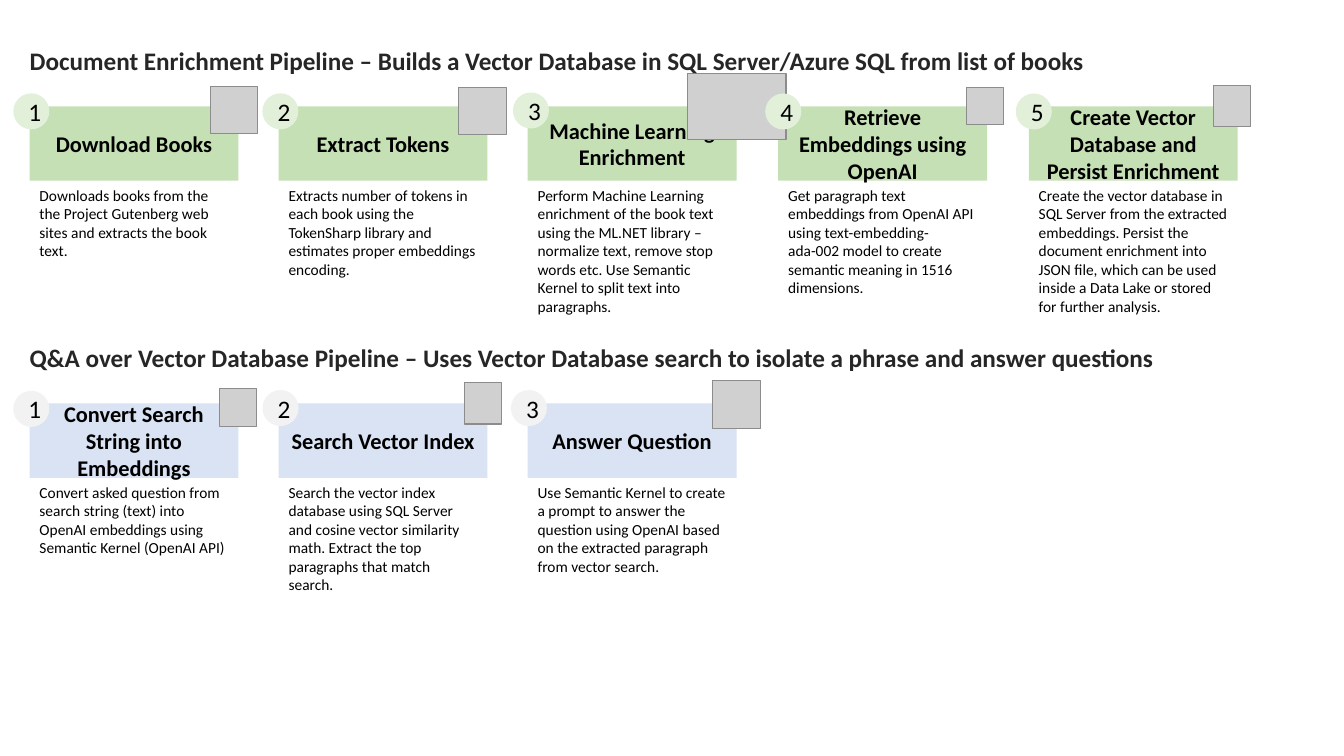
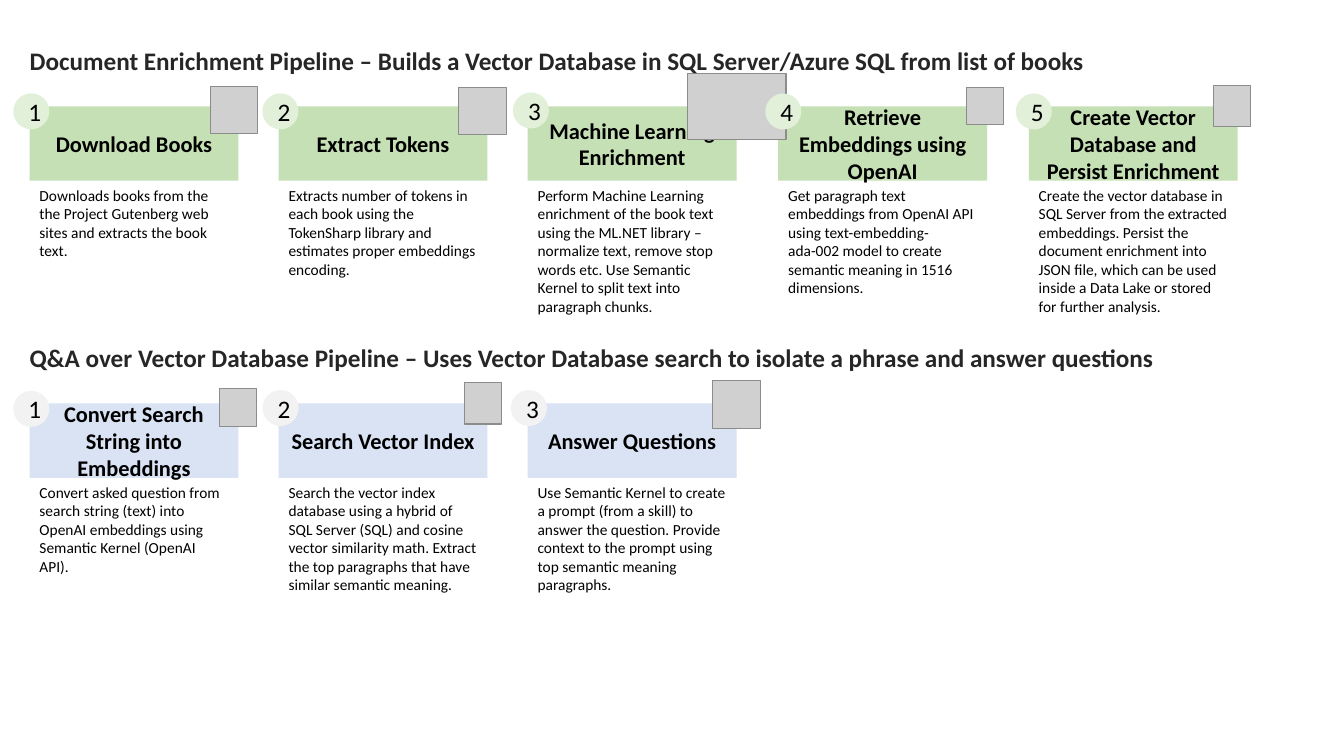
Before and after one commit to bartczernicki/MachineIntelligence-TextAnalytics-TPLDataFlows, a slide deck: slide 1 of TPLDataFlows-Pipeline.pptx. Drawn at 1344x756 pixels with LibreOffice and Linux fonts; fonts in the diff are those of the drawing; grey boxes stand for pictures. Boxes give left, top, right and bottom in pixels: in the first picture for what was removed or moved away, otherwise in the second. Text is boxed around its words. In the diff, an @@ line names an element or a change of style, - is before the commit and + after.

```diff
--- a/TPLDataFlows-Pipeline.pptx
+++ b/TPLDataFlows-Pipeline.pptx
@@ text at <box>538,190,713,315</box>: text changed @@
-Perform Machine Learning enrichment of the book text using the ML.NET library – normalize text, remove stop words etc. Use Semantic Kernel to split text into paragraphs.
+Perform Machine Learning enrichment of the book text using the ML.NET library – normalize text, remove stop words etc. Use Semantic Kernel to split text into paragraph chunks.
@@ text in rectangle at <box>548,433,716,452</box>: text changed @@
-Answer Question
+Answer Questions
@@ text at <box>39,487,219,574</box>: text changed @@
-Convert asked question from search string (text) into OpenAI embeddings using Semantic Kernel (OpenAI API)
+Convert asked question from search string (text) into OpenAI embeddings using Semantic Kernel (OpenAI API).
@@ text at <box>289,487,477,593</box>: text changed @@
-Search the vector index database using SQL Server and cosine vector similarity math. Extract the top paragraphs that match search.
+Search the vector index database using a hybrid of SQL Server (SQL) and cosine vector similarity math. Extract the top paragraphs that have similar semantic meaning.
@@ text at <box>538,487,725,593</box>: text changed @@
-Use Semantic Kernel to create a prompt to answer the question using OpenAI based on the extracted paragraph from vector search.
+Use Semantic Kernel to create a prompt (from a skill) to answer the question. Provide context to the prompt using top semantic meaning paragraphs.
```
Also in this commit, not shown: 1 other file.
